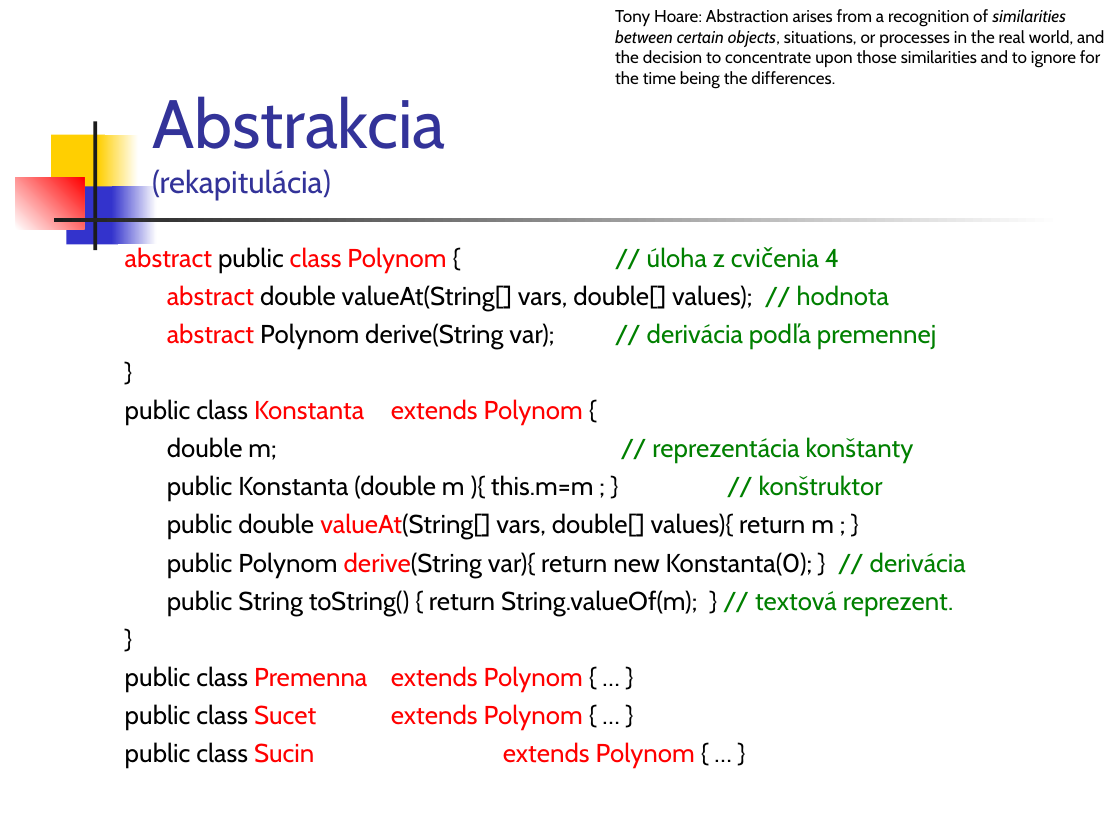
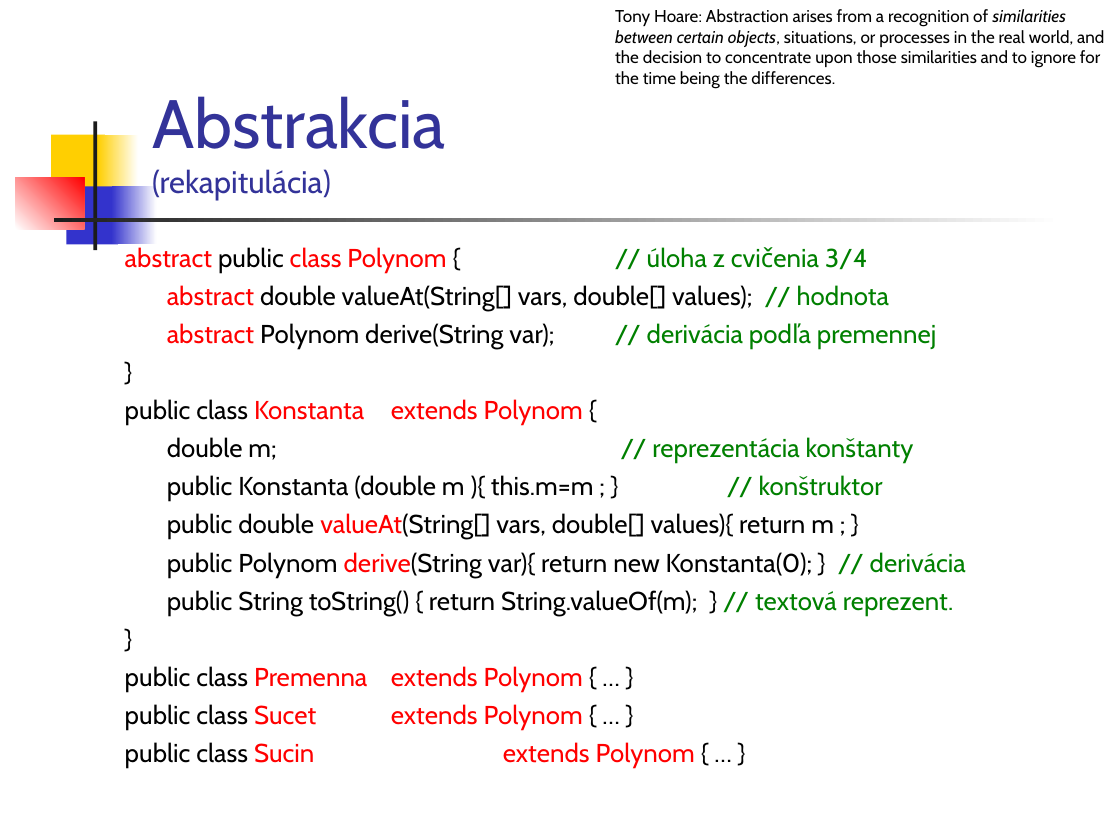
Before and after one commit to Programovanie4/Prednasky, a slide deck: slide 9 of 04/04_java.ppt. Drawn at 1120x840 pixels with LibreOffice and Linux fonts; fonts in the diff are those of the drawing. Boxes give left, top, right and bottom in pixels: in the first picture for what was removed or moved away, otherwise in the second. Text is boxed around its words. In the diff, an @@ line names an element or a change of style, - is before the commit and + after.

```diff
--- a/04/04_java.ppt
+++ b/04/04_java.ppt
@@ text at (125, 247, 867, 273): text changed @@
-abstract public class Polynom { // úloha z cvičenia 4
+abstract public class Polynom { // úloha z cvičenia 3/4
```
Also in this commit, not shown: 6 other slides changed, 1 slide added, 4 other files.
